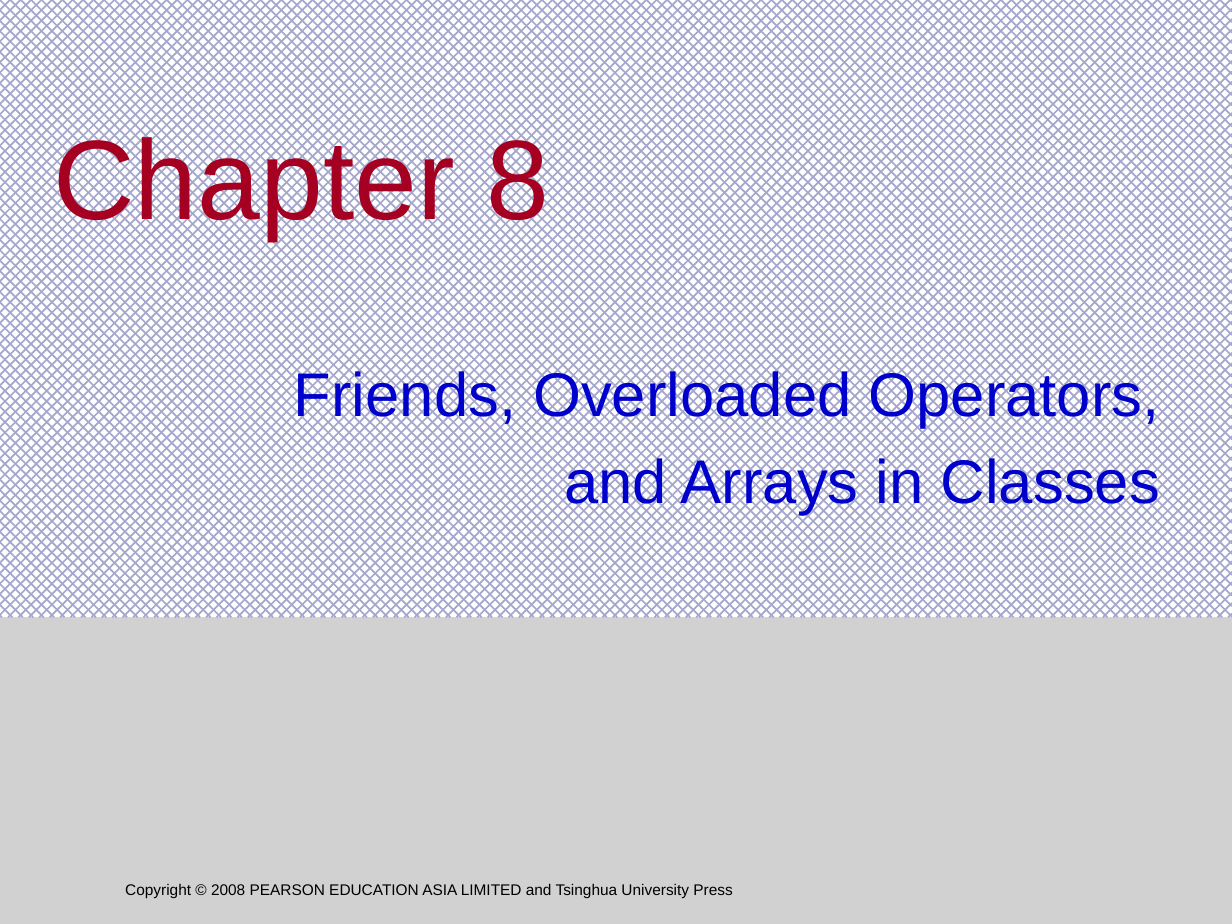
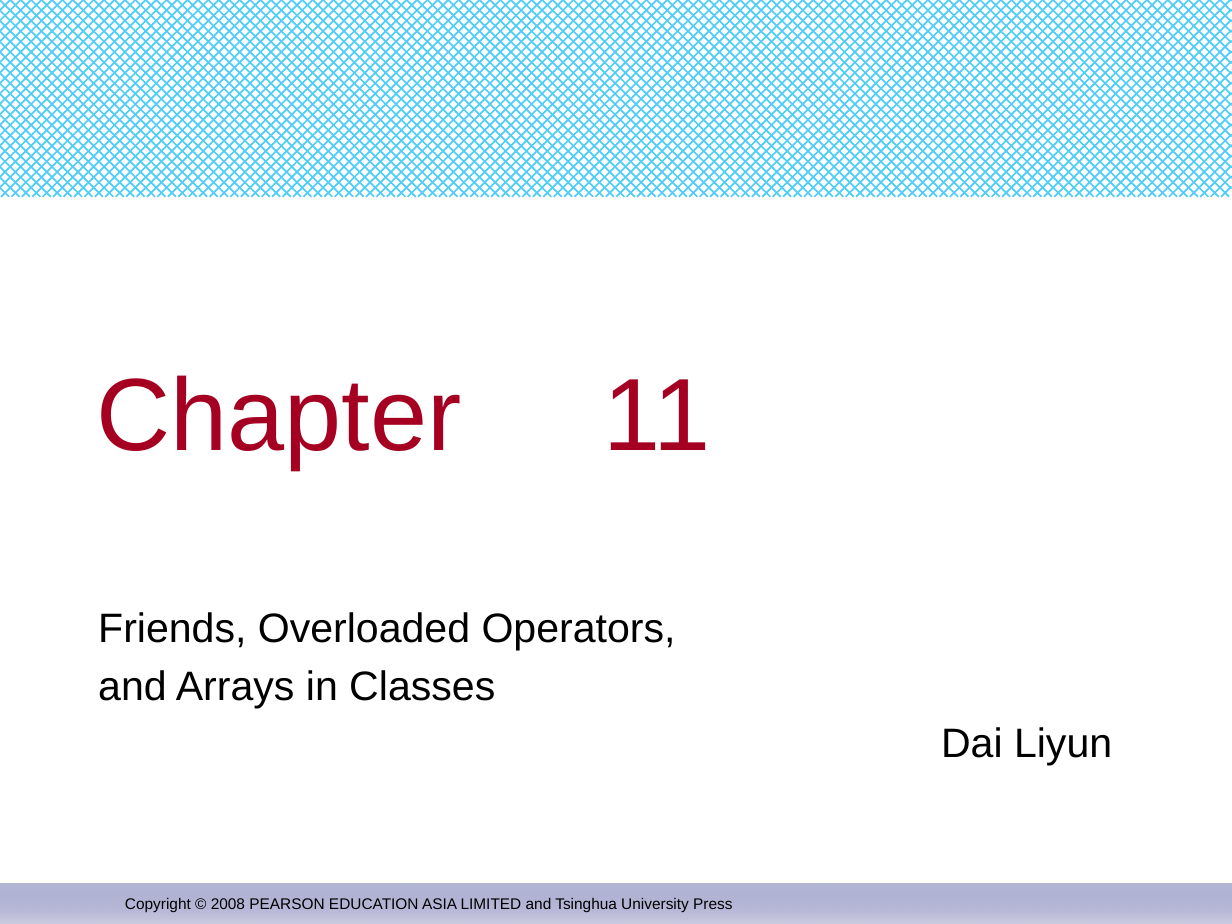
Before and after one commit to djuanbei/CPLUSPLUS, a slide deck: slide 1 of ppt/Chapter 11.pptx. Drawn at 1232x924 pixels with LibreOffice and Linux fonts; fonts in the diff are those of the drawing; background and template pictures are left out. Boxes give left, top, right and bottom in pixels: in the first picture for what was removed or moved away, otherwise in the second. Text is boxed around its words. In the diff, an @@ line names an element or a change of style, - is before the commit and + after.

Commit message:
ok

```diff
--- a/ppt/Chapter 11.pptx
+++ b/ppt/Chapter 11.pptx
@@ rectangle removed at (0,0,1232,617) @@
@@ rectangle added at (0,0,1232,197), fill pattern #00B6F6 on #FFFFFF @@
@@ title removed at (53,129,549,239) @@
-Chapter 8
@@ title added at (96,375,711,469), 60 pt, text #A50021 @@
+Chapter 11
@@ text "Friends, Overloaded Operators,": place and size @@
-text "Friends, Overloaded Operators," at (294,367,1160,514)
+text "Friends, Overloaded Operators," at (98,612,1112,766)
@@ rectangle removed at (0,617,1232,924) @@
@@ text at (98,612,676,708): size 36 to 24 pt, text colour #0000CC to #000000 in "Friends, Overloaded Operators,", "and Arrays in Classes"; alignment right to left; less space between paragraphs @@
@@ text at (941,727,1112,766): paragraph added @@
+Dai Liyun
@@ rectangle added at (0,884,1231,924), fill gradient #6669AA to #DBDCE7 @@
@@ text removed at (125,884,732,899) @@
-Copyright © 2008 PEARSON EDUCATION ASIA LIMITED and Tsinghua University Press
@@ text added at (125,897,732,912), 9 pt, text #000000 @@
+Copyright © 2008 PEARSON EDUCATION ASIA LIMITED and Tsinghua University Press
```
Also in this commit, not shown: 11 other slides changed, 2 slides added, 2 slides removed.
